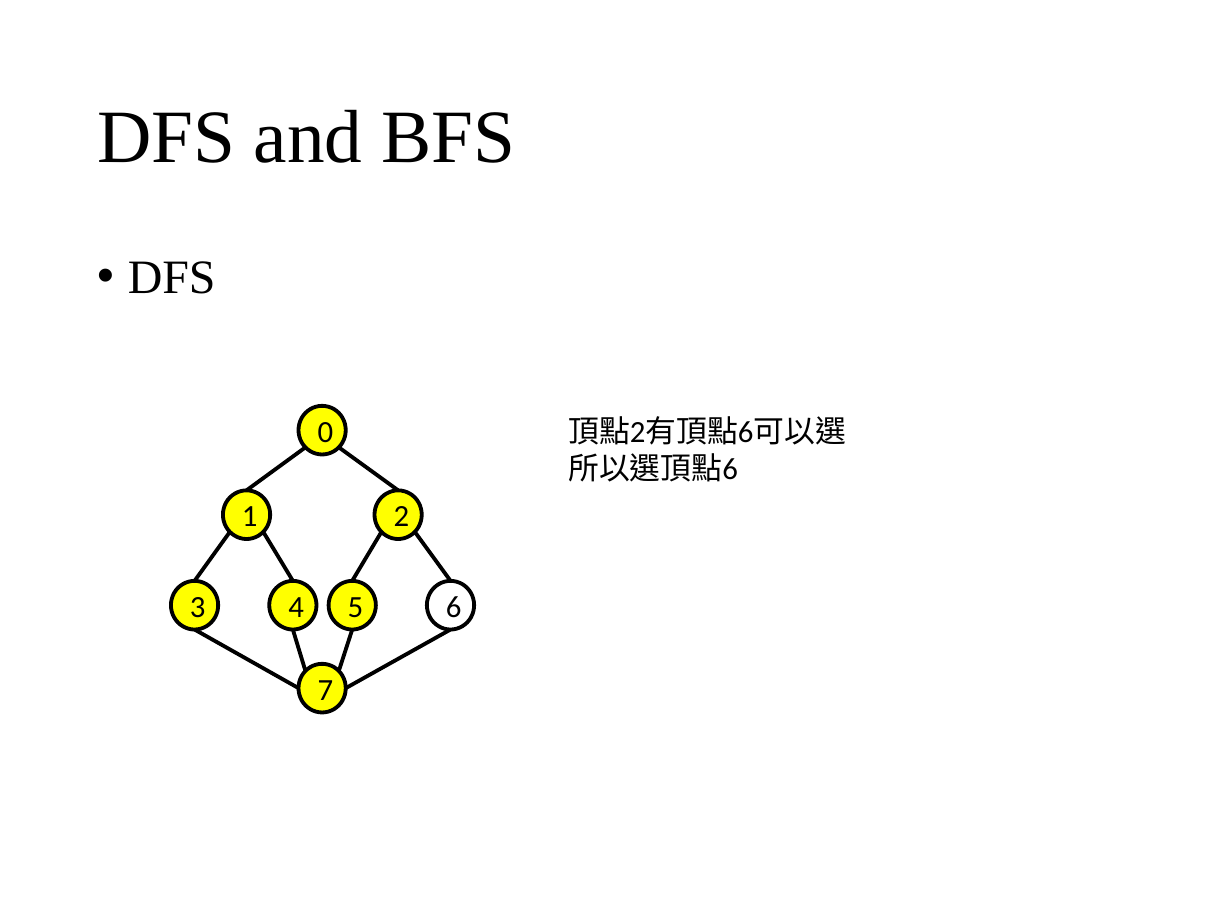
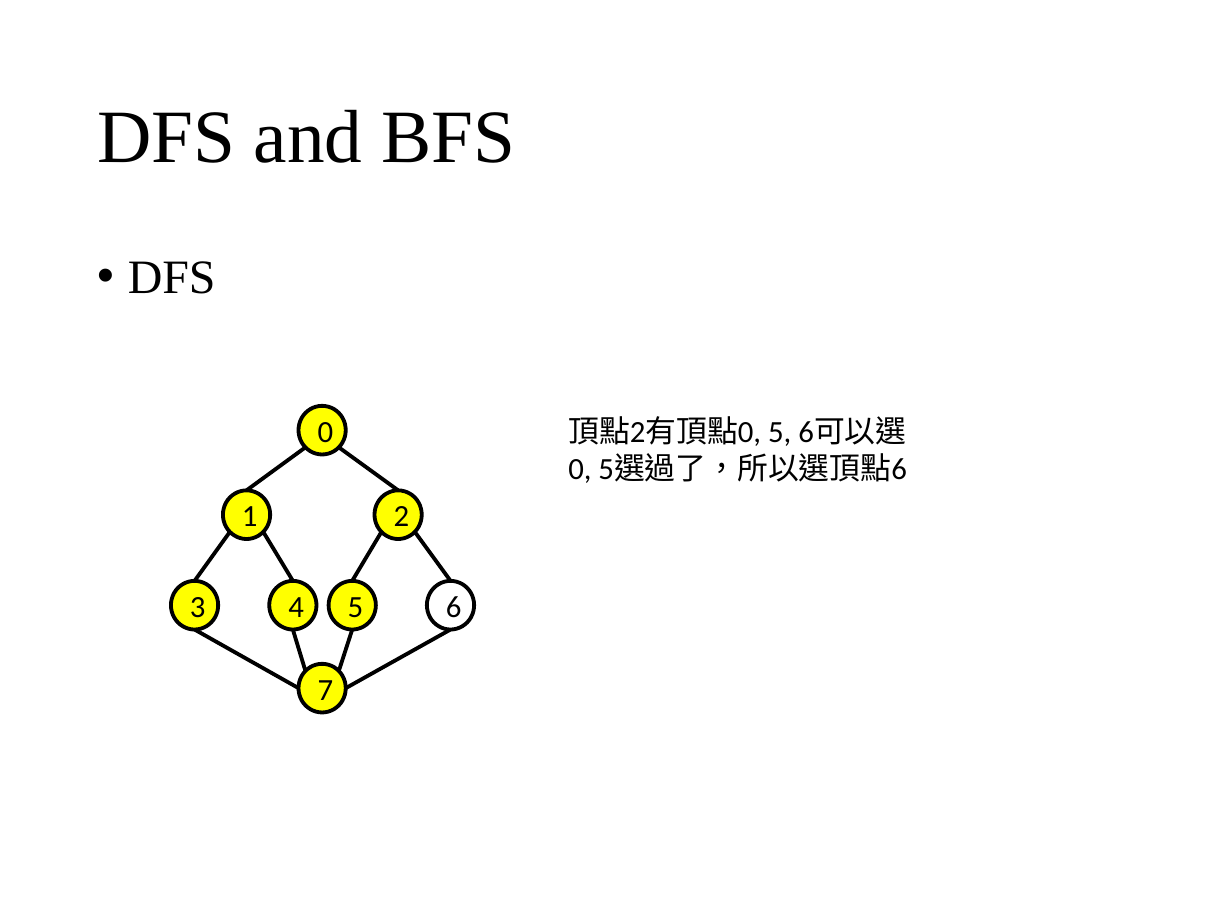
Before and after one commit to wangruxing/DataStructure, a slide deck: slide 11 of Chapter 6 Graphs/Chapter 6.pptx. Drawn at 1232x924 pixels with LibreOffice and Linux fonts; fonts in the diff are those of the drawing. Boxes give left, top, right and bottom in pixels: in the first picture for what was removed or moved away, otherwise in the second. Text is boxed around its words. In the diff, an @@ line names an element or a change of style, - is before the commit and + after.

```diff
--- a/Chapter 6 Graphs/Chapter 6.pptx
+++ b/Chapter 6 Graphs/Chapter 6.pptx
@@ text at (568,416,906,483): text changed @@
-頂點2有頂點6可以選
-所以選頂點6
+頂點2有頂點0, 5, 6可以選
+0, 5選過了，所以選頂點6
```
Also in this commit, not shown: 14 other slides changed, 21 other files.
